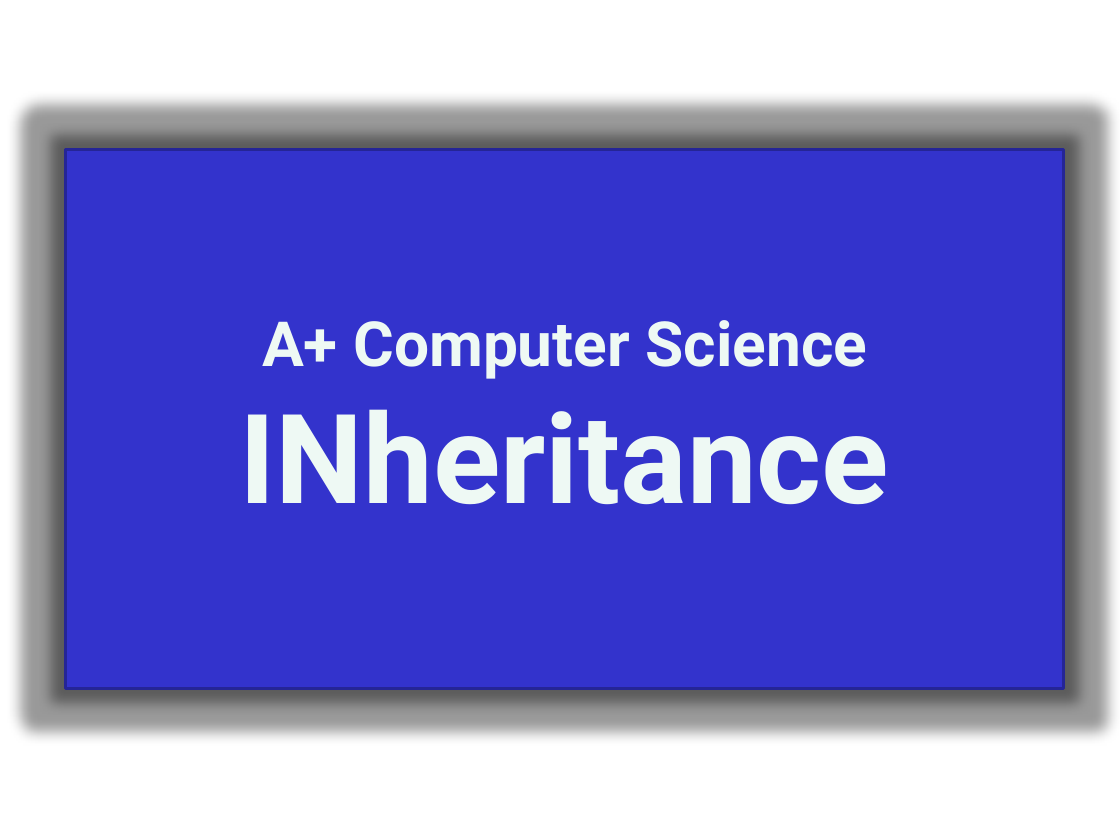
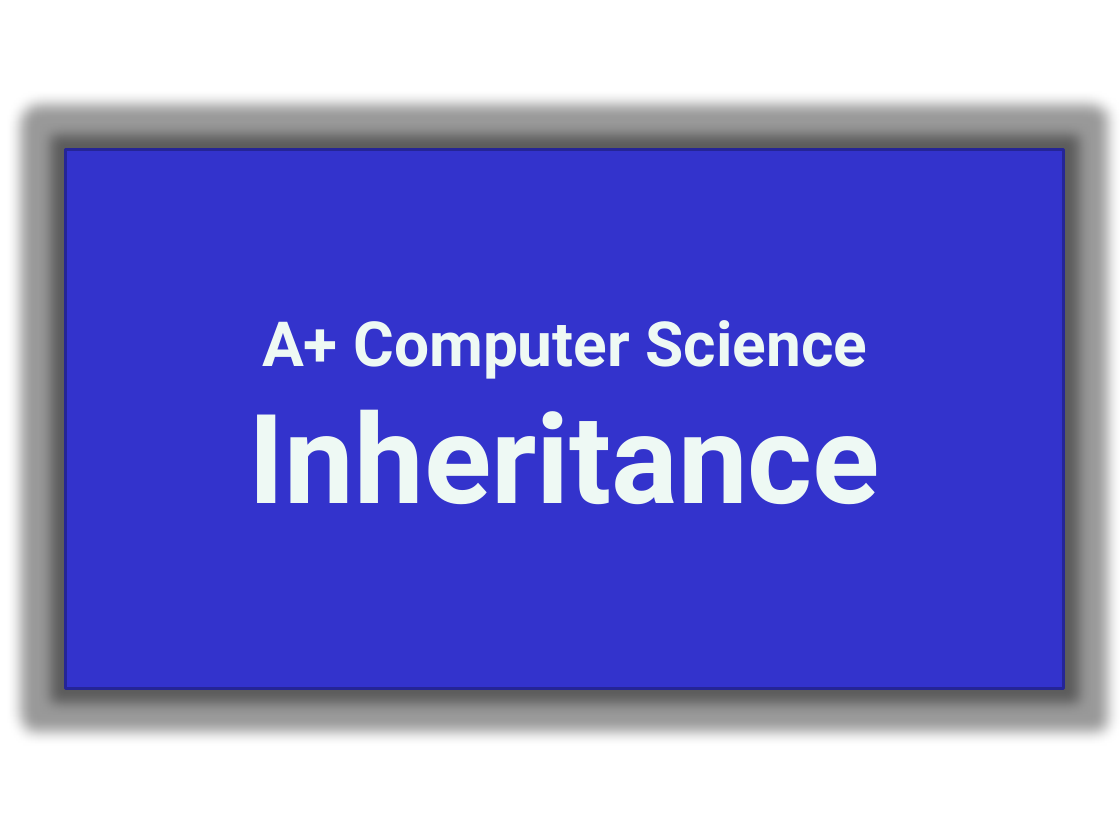
Before and after one commit to u-high/Notes, a slide deck: slide 1 of 20 Inheritance/inheritance_slides_java_aplus.pptx. Drawn at 1120x840 pixels with LibreOffice and Linux fonts; fonts in the diff are those of the drawing; background and template pictures are left out. Boxes give left, top, right and bottom in pixels: in the first picture for what was removed or moved away, otherwise in the second. Text is boxed around its words. In the diff, an @@ line names an element or a change of style, - is before the commit and + after.

```diff
--- a/20 Inheritance/inheritance_slides_java_aplus.pptx
+++ b/20 Inheritance/inheritance_slides_java_aplus.pptx
@@ text in rectangle at (248,409,880,505): text changed @@
-INheritance
+Inheritance
```
Also in this commit, not shown: 2 other slides changed, 2 slides added, 20 other files.
